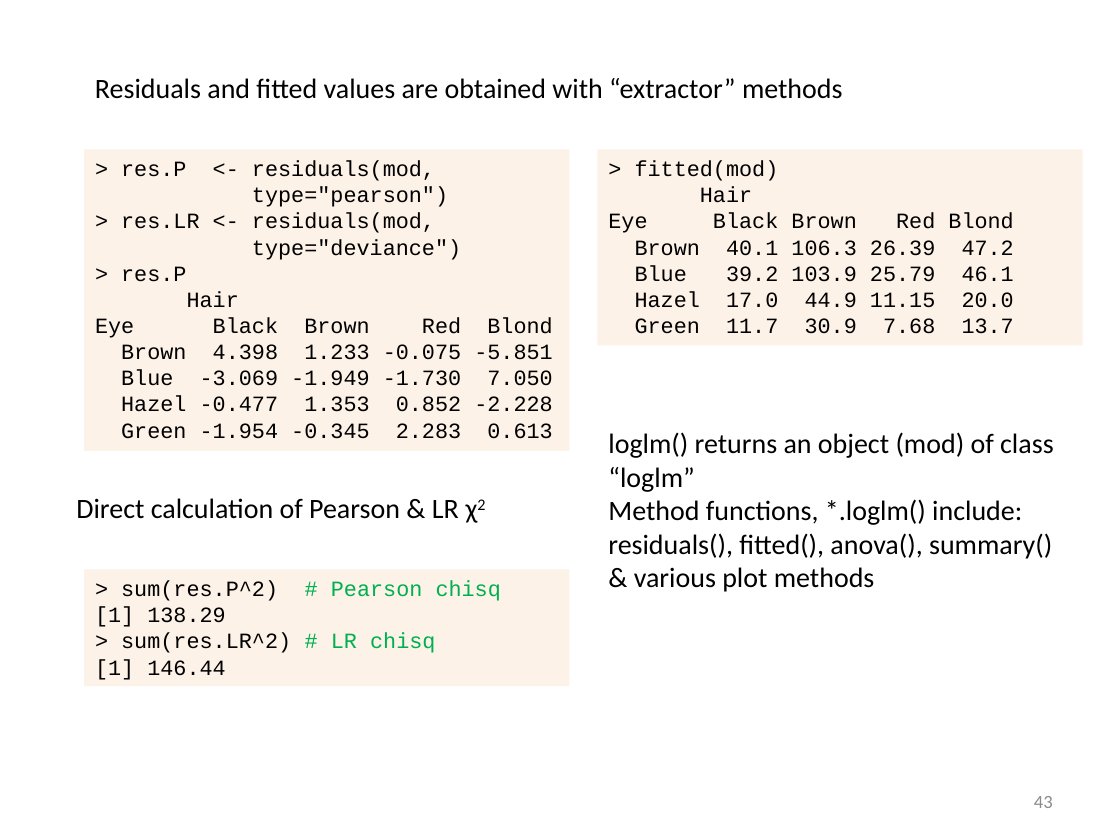
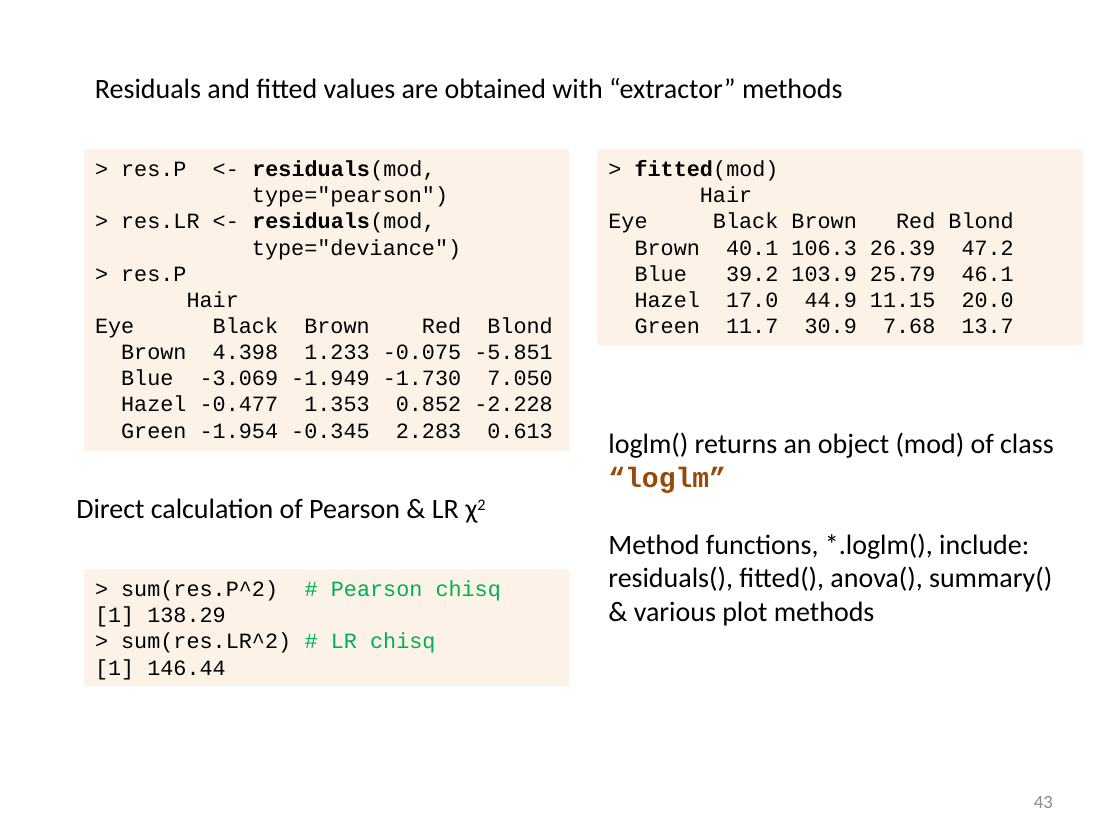
Before and after one commit to friendly/psy6136, a slide deck: slide 43 of docs/lectures/03-Twoway1.pptx. Drawn at 1120x840 pixels with LibreOffice and Linux fonts; fonts in the diff are those of the drawing. Boxes give left, top, right and bottom in pixels: in the first picture for what was removed or moved away, otherwise in the second. Text is boxed around its words. In the diff, an @@ line names an element or a change of style, - is before the commit and + after.

```diff
--- a/docs/lectures/03-Twoway1.pptx
+++ b/docs/lectures/03-Twoway1.pptx
@@ text in rectangle at bbox=[121, 161, 435, 233]: bold on in "residuals(mod,", "residuals(mod," @@
@@ text in rectangle at bbox=[635, 160, 779, 181]: bold on in "fitted(mod)" @@
@@ text at bbox=[608, 432, 1054, 493]: font Calibri to Courier New, text colour #000000 to #984807, bold on in "“loglm”" @@
@@ text at bbox=[608, 533, 1052, 626]: text changed @@
-Method functions, *.loglm() include: residuals(), fitted(), anova(), summary() & various plot methods
+Method functions, *.loglm(), include: residuals(), fitted(), anova(), summary() & various plot methods
```
Also in this commit, not shown: 7 other slides changed, 1 slide removed, 15 other files.
